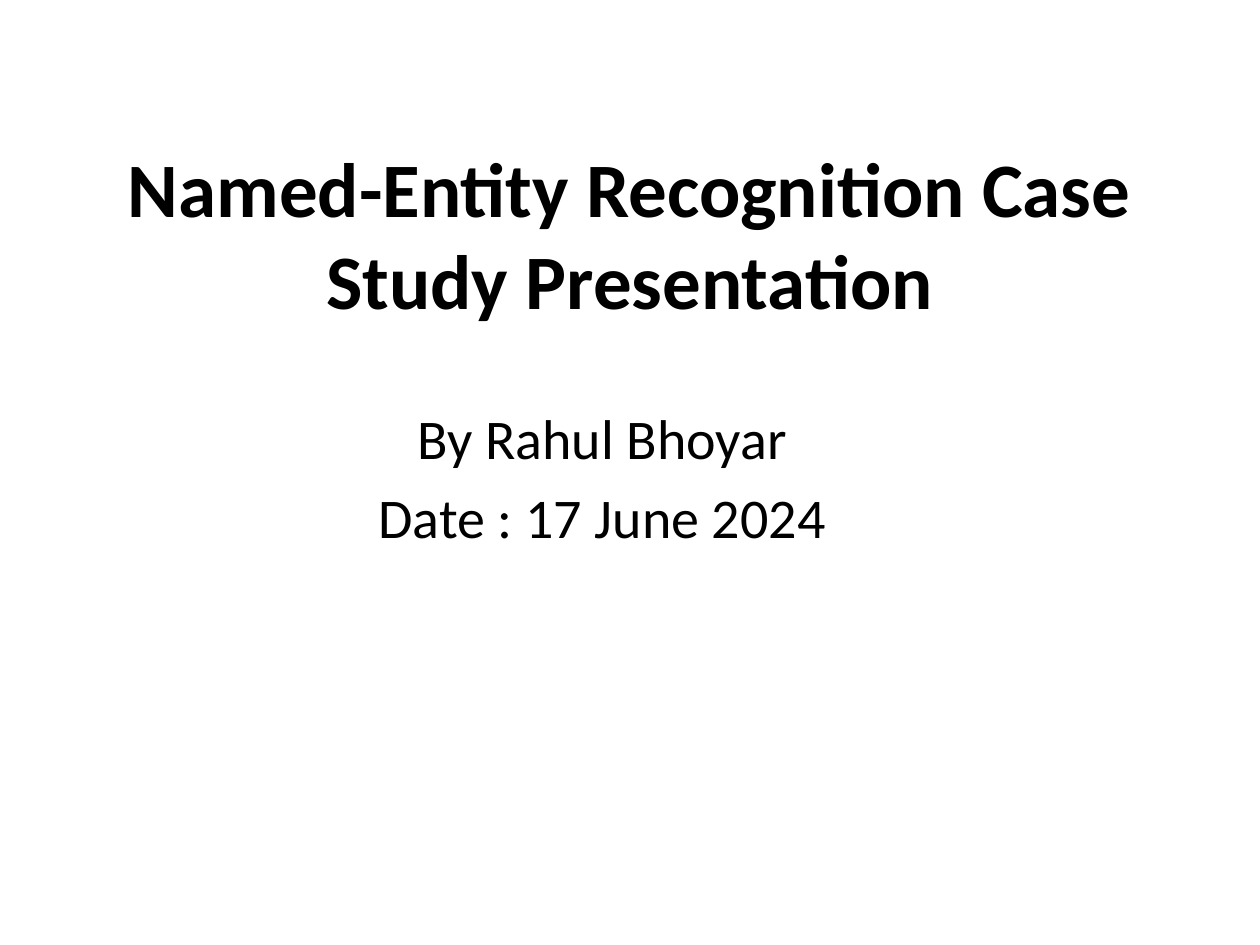
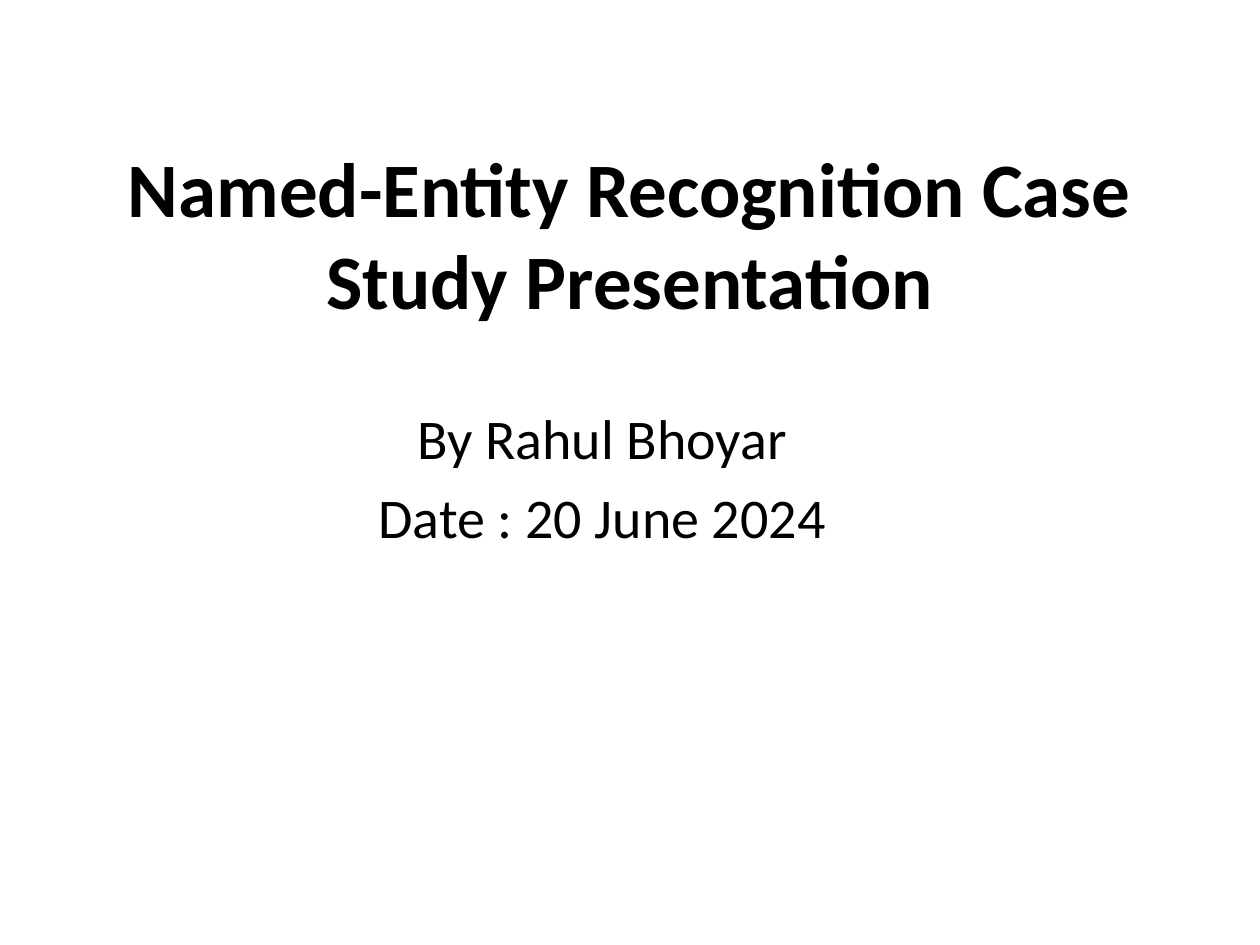
Before and after one commit to rahulbhoyar1995/NER-Case-Study, a slide deck: slide 1 of ner_presentation.pptx. Drawn at 1260x945 pixels with LibreOffice and Linux fonts; fonts in the diff are those of the drawing. Boxes give left, top, right and bottom in pixels: in the first picture for what was removed or moved away, otherwise in the second. Text is boxed around its words. In the diff, an @@ line names an element or a change of style, - is before the commit and + after.

Commit message:
File update

```diff
--- a/ner_presentation.pptx
+++ b/ner_presentation.pptx
@@ text at (378, 501, 826, 539): text changed @@
-Date : 17 June 2024
+Date : 20 June 2024
```
Also in this commit, not shown: 2 other slides changed, 9 slides added, 7 slides removed.
